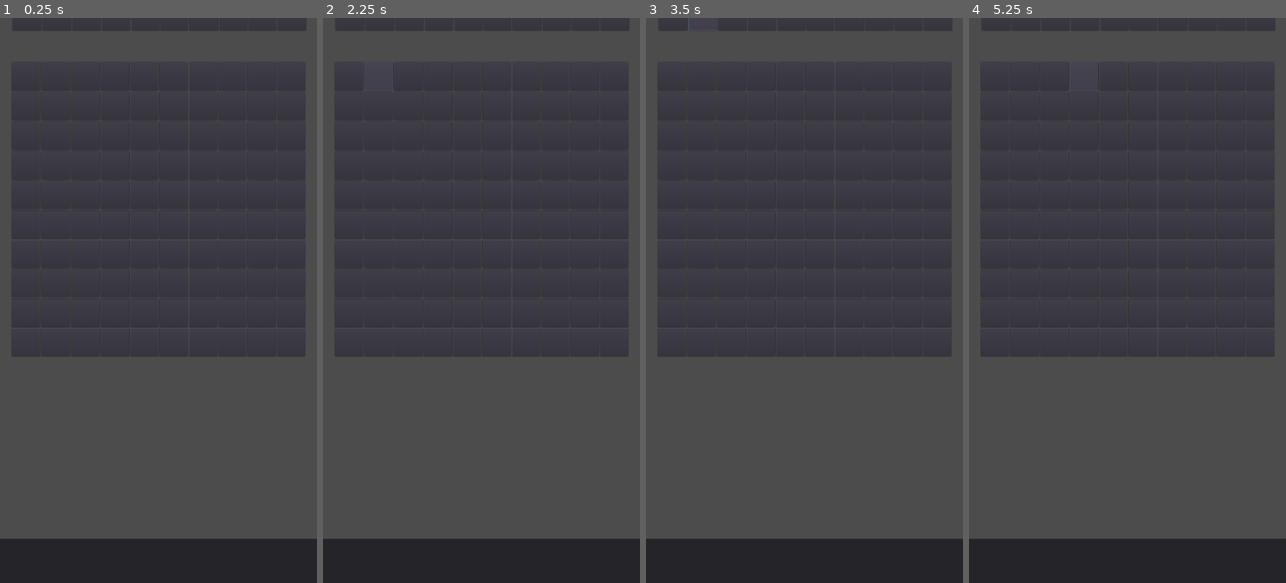
Above: before the commit, frames 1-4 (left to right).
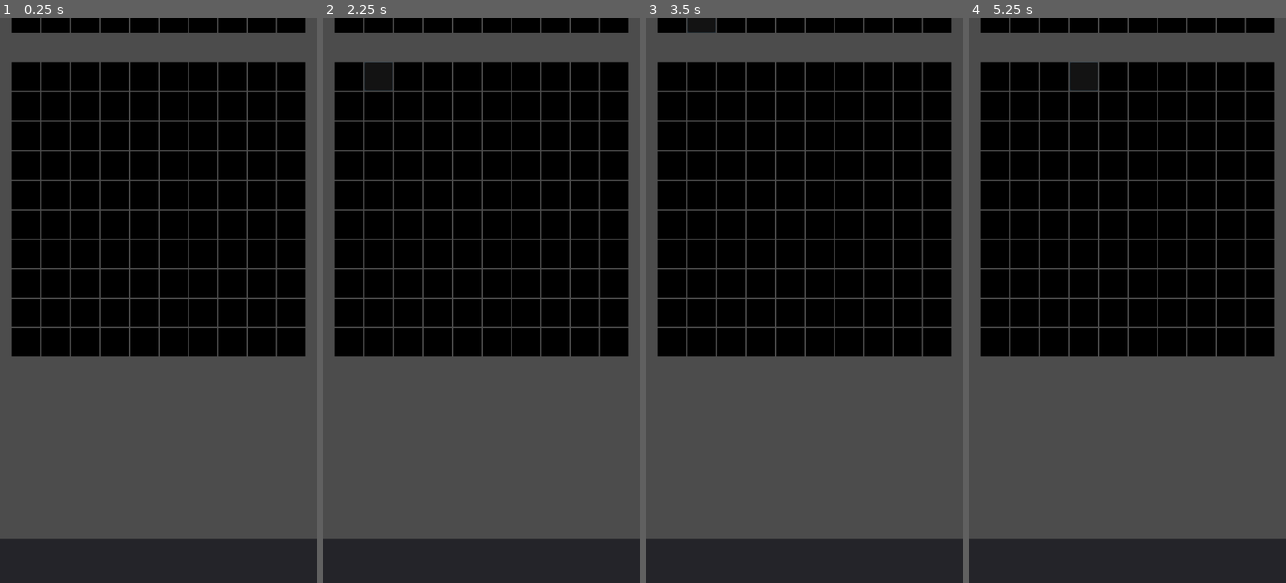
Above: after the commit, the same moments.

Repository: andrejandrej2013/sea-battle
Game: Godot game, scene res://Scenes/Game_field.tscn
The game is run twice, just before and just after one commit, with the same random seed, the same clock (stepped at 60 frames per second) and the same inputs. This scene is started directly instead of the project's main scene.
Inputs (mouse positions are in pixels of both pictures, inside the frame that each line leads up to):
- Up to frame 1 (0.25 s): no input
- Up to frame 2 (2.25 s): click (348, 74) at 0.5 s; click (348, 18) at 1.27 s; click (380, 74) at 2 s
- Up to frame 3 (3.5 s): click (703, 18) at 2.77 s
- Up to frame 4 (5.25 s): click (1054, 74) at 3.5 s; click (1054, 18) at 4.27 s; click (1083, 74) at 5 s

The runs differ from the first frame. In frame 1, 47% of the frame differs, in the area x 3-97%, y 0-60%; in frame 2, 47%; in frame 3, 47%; in frame 4, 47%.
Error in both runs: Invalid get index '3' (on base: 'Array'). (res://Scripts/Network.gd:17)

Commit message:
add opponent's field

Diff:
--- a/sea-battle/Scenes/Game_field.tscn
+++ b/sea-battle/Scenes/Game_field.tscn
@@ -1,29 +1,41 @@
 [gd_scene load_steps=4 format=2]
 
 [ext_resource path="res://Scenes/battlefield.tscn" type="PackedScene" id=1]
-[ext_resource path="res://Scripts/game_buttlefield.gd" type="Script" id=2]
 [ext_resource path="res://Scenes/footer.tscn" type="PackedScene" id=4]
+
+[sub_resource type="GDScript" id=1]
+resource_name = "opponent_field"
+script/source = "extends \"res://Scripts/cell_changes.gd\"
+
+
+func _ready():
+	GlobalVariables.cells=self.get_node(\"my_field/GridContainer\").get_children()
+	GlobalVariables.opponent_cells=self.get_node(\"opponent_field/GridContainer\").get_children()
+	#set_mode(\"place_ship\")
+	set_theme(GlobalVariables.cells,preload(\"res://style/battelfield_cell_style.tres\"))
+	set_theme(GlobalVariables.opponent_cells,preload(\"res://style/battelfield_cell_style.tres\"))
+
+"
 
 [node name="game_field" type="Control"]
 anchor_right = 1.0
 anchor_bottom = 1.0
+script = SubResource( 1 )
 
 [node name="footer" parent="." instance=ExtResource( 4 )]
 
-[node name="battlefield" parent="." instance=ExtResource( 1 )]
+[node name="opponent_field" parent="." instance=ExtResource( 1 )]
+anchor_left = 0.5
+anchor_right = 0.5
+margin_left = -500.0
+margin_top = -950.0
+margin_right = 500.0
+margin_bottom = 50.0
+
+[node name="my_field" parent="." instance=ExtResource( 1 )]
 anchor_left = 0.5
 anchor_right = 0.5
 margin_left = -500.0
 margin_top = 150.0
 margin_right = 500.0
 margin_bottom = 1150.0
-script = ExtResource( 2 )
-
-[node name="battlefield2" parent="." instance=ExtResource( 1 )]
-anchor_left = 0.5
-anchor_right = 0.5
-margin_left = -497.0
-margin_top = -957.0
-margin_right = 503.0
-margin_bottom = 43.0
-script = ExtResource( 2 )
--- a/sea-battle/Scenes/place_ships.tscn
+++ b/sea-battle/Scenes/place_ships.tscn
@@ -8,8 +8,10 @@
 
 
 func _ready():
-	set_place_ship_mode(\"place_ship\") # Replace with function body.
-	set_place_ship_theme(preload(\"res://style/battelfield_cell_style.tres\"))
+	GlobalVariables.cells=self.get_node(\"battlefield/GridContainer\").get_children()
+	#print(GlobalVariables.cells)
+	set_mode(\"place_ship\") # Replace with function body.
+	set_theme(GlobalVariables.cells,preload(\"res://style/battelfield_cell_style.tres\"))
 
 func place_ship(button : Button)->void:
 
@@ -62,13 +64,13 @@
 
 
 
-func _on_Button_pressed():
+func _on_submit_pressed():
 	# need to change condition so that array would full empty
 	if !GlobalVariables.mode.ships[GlobalVariables.mode.ships.keys()[-1]]:
 		#print(GlobalVariables.cells)
 
-		print(\"horizontal_ships : \",GlobalVariables.horizontal_ships)
-		print(\"vertical_ships : \",GlobalVariables.vertical_ships)
+		#print(\"horizontal_ships : \",GlobalVariables.horizontal_ships)
+		#print(\"vertical_ships : \",GlobalVariables.vertical_ships)
 		get_tree().change_scene(\"res://Scenes/Game_field.tscn\")
 	else:
 		#add alert to user
@@ -128,5 +130,5 @@
 text = "Rotate"
 script = SubResource( 2 )
 
-[connection signal="pressed" from="submit" to="." method="_on_Button_pressed"]
+[connection signal="pressed" from="submit" to="." method="_on_submit_pressed"]
 [connection signal="pressed" from="turn" to="turn" method="_on_turn_pressed"]
--- a/sea-battle/Scripts/GlobalVariables.gd
+++ b/sea-battle/Scripts/GlobalVariables.gd
@@ -5,9 +5,10 @@
 var selected_cell : Button
 #not shor where to save direction
 var direcation :=false
-var cells = []
-var horizontal_ships = []
-var vertical_ships = []
+var cells := []
+var horizontal_ships := []
+var vertical_ships := []
+var opponent_cells :=[]
 
 
 class Standard_mode_build:
--- a/sea-battle/Scripts/battlefield.gd
+++ b/sea-battle/Scripts/battlefield.gd
@@ -29,8 +29,15 @@
 	#set_place_ship_mode()
 	yield(get_tree(),"idle_frame")
 	print(self.rect_size)
+	#print(self.get_children()==GlobalVariables.cells)
+
+	#print(GlobalVariables.cells)
+	#_some_function()
 
 
 
-func _some_button_pressed(cell):
-	GlobalVariables.selected_cell=cell
+func _some_function():
+	print(get_tree())
+	print(get_tree().get_root())
+	print(get_tree().get_root().get_node("0;0"))
+	print(get_node("0;0").set_theme(preload("res://style/battelfield_cell_style.tres")))
--- a/sea-battle/Scripts/cell_changes.gd
+++ b/sea-battle/Scripts/cell_changes.gd
@@ -5,16 +5,19 @@
 
 
 
-func set_place_ship_theme(theme:Theme):
+func set_theme(buttons : Array,theme:Theme):
 	#var theme = preload(theme_path)
-	for i in GlobalVariables.cells:
+
+	for i in buttons:
 		change_theme(i,theme)
 
 func change_theme(button : Button, theme: Theme):
 	button.set_theme(theme)
 
+func get_coordinates(name : String):
+	return name.split(";")
 
-func set_place_ship_mode(function : String):
+func set_mode(function : String):
 	for i in GlobalVariables.cells:
 		change_button_function(i,function)
 
--- a/sea-battle/Scripts/game_buttlefield.gd
+++ b/sea-battle/Scripts/game_buttlefield.gd
@@ -1,25 +1,7 @@
 extends Control
+
 
 
 func _ready():
 
 	pass
-
-func _on_Button_pressed():
-
-	if GlobalVariables.selected_cell:
-		GlobalVariables.selected_cell.disabled=true
-		print("hit : "+str(GlobalVariables.selected_cell))
-
-	else:
-		print("can not hit")
-
-
-#####
-func set_place_ship_theme():
-	var theme = preload("res://style/battelfield_cell_style.tres")
-	for i in GlobalVariables.cells:
-		change_theme(i,theme)
-
-func change_theme(button : Button, theme: Theme):
-	button.set_theme(theme)
